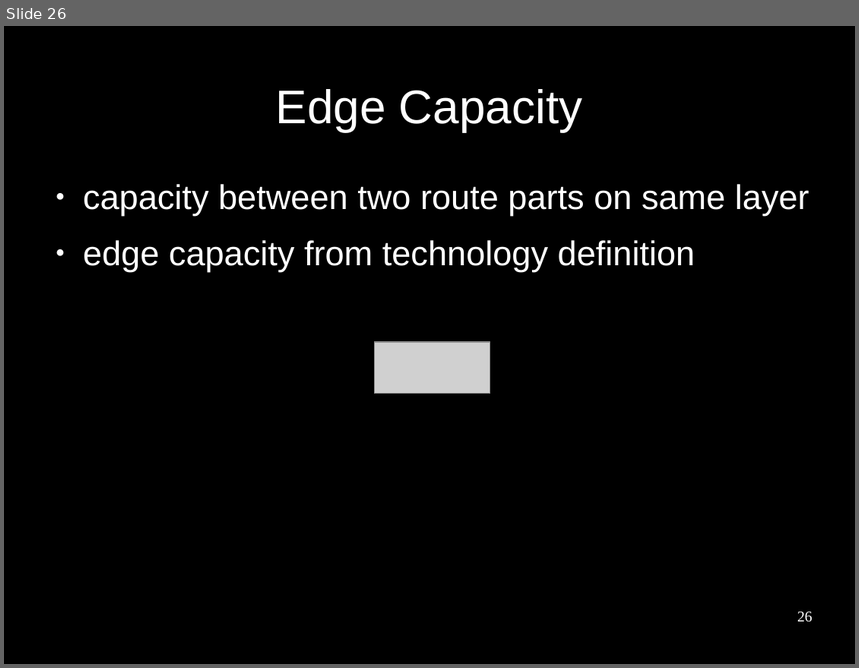
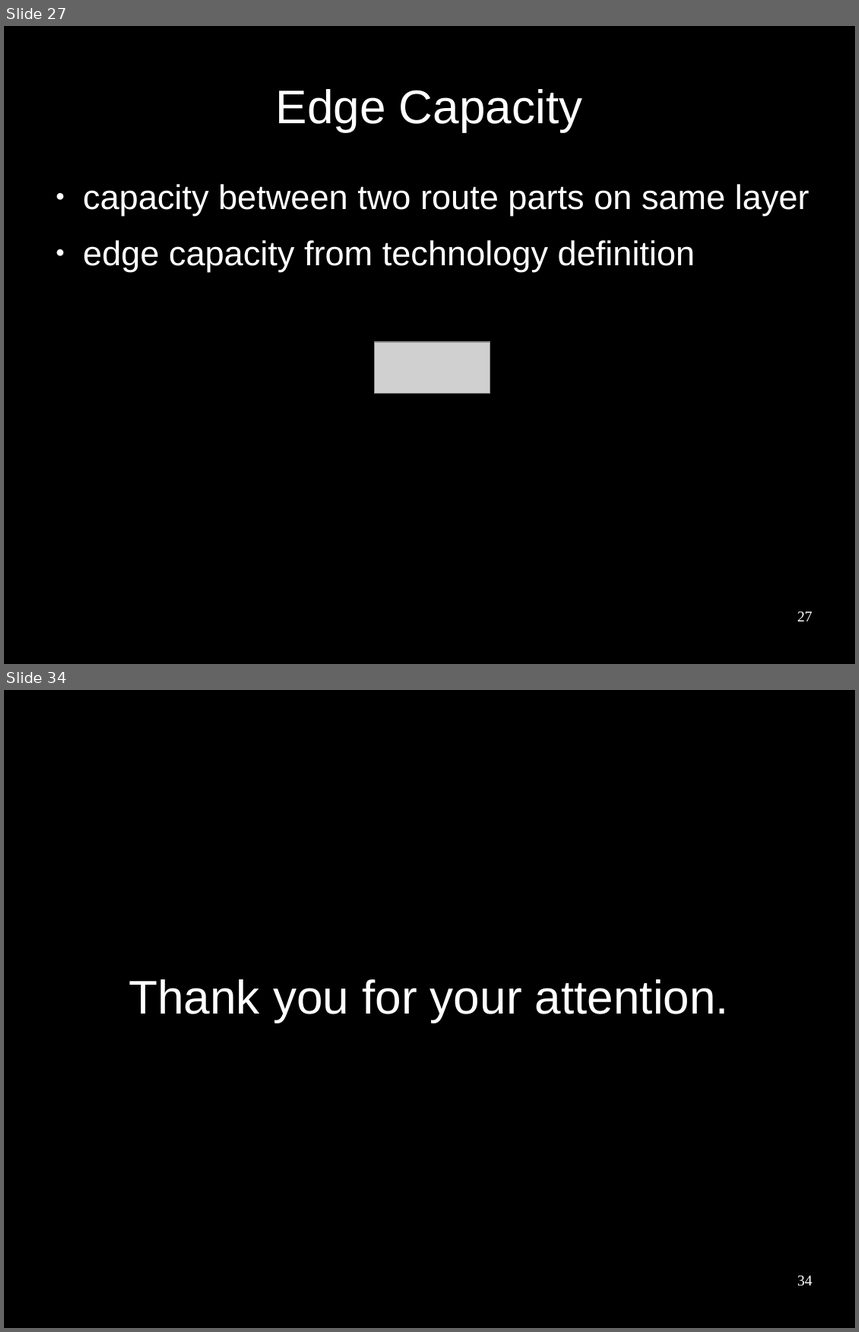
Before and after one commit to benediktibk/bachelorthesis, a slide deck: presentation.odp. Shown one above the other, each under a label of ours: slide 26 before the commit, slides 27 and 34 after it; the slides between them are not shown. The pictures are 859x668 and 859x1332 pixels, drawn with LibreOffice and Linux fonts; fonts in the diff are those of the drawing; grey boxes stand for pictures; background and template pictures are left out. Boxes give left, top, right and bottom in pixels: in the first picture for what was removed or moved away, otherwise in the second. Text is boxed around its words. In the diff, an @@ line names an element or a change of style, - is before the commit and + after.

```diff
--- a/presentation.odp
+++ b/presentation.odp
@@ slide 34 added at (x1=4, y1=690, x2=855, y2=1328), background #000000 @@
@@ title added at (x1=129, y1=980, x2=729, y2=1023), 44 pt, text #FFFFFF @@
+Thank you for your attention.
@@ page number added at (x1=797, y1=1276, x2=813, y2=1287), 14 pt, text #FFFFFF @@
+34
@@ what was slide 26 is now slide 27 @@
@@ page number at (x1=797, y1=612, x2=813, y2=622): text changed @@
-26
+27
```
Also in this commit, not shown: 1 slide changed, 6 other slides added, 3 other files.
